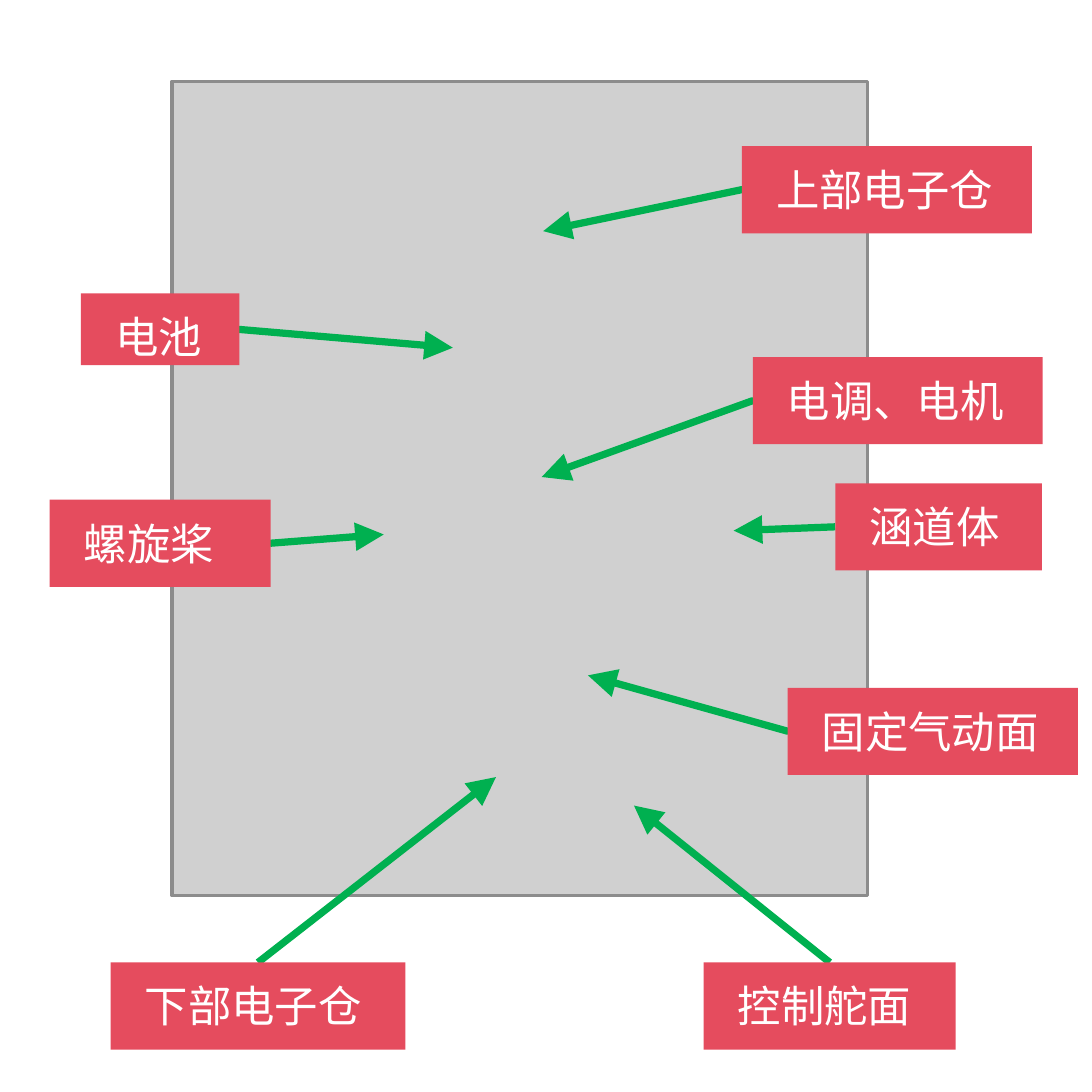
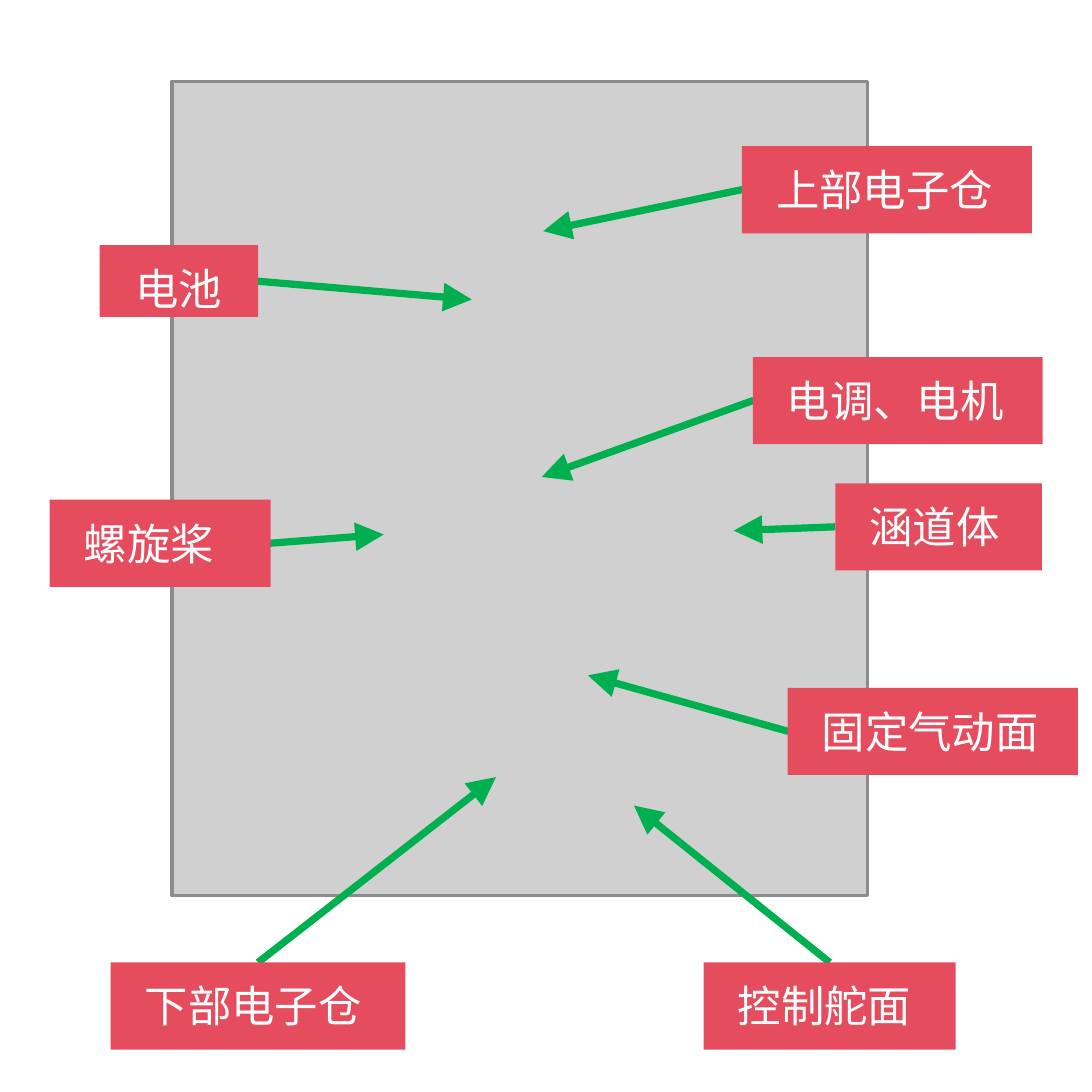
Before and after one commit to May-Terrence/SCUT_thesis, a slide deck: slide 1 of Fig/涵道结构.pptx. Drawn at 1092x1092 pixels with LibreOffice and Linux fonts; fonts in the diff are those of the drawing; grey boxes stand for pictures. Boxes give left, top, right and bottom in pixels: in the first picture for what was removed or moved away, otherwise in the second. Text is boxed around its words. In the diff, an @@ line names an element or a change of style, - is before the commit and + after.

```diff
--- a/Fig/涵道结构.pptx
+++ b/Fig/涵道结构.pptx
@@ rectangle "电池": place and size @@
-rectangle "电池" at (80,295,239,367)
+rectangle "电池" at (101,246,260,319)
@@ rectangle "电池" at (101,246,260,319): font Arial to Noto Sans CJK SC; alignment left to centre @@
@@ arrow moved from (239, 329) - (454, 347) to (257, 281) - (471, 298) @@
```
Also in this commit, not shown: 11 other files.
